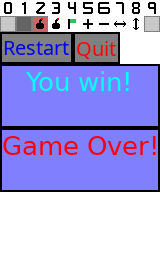
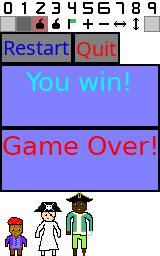
Comparing the layer stacks of the two 160 x 256 images. Changes:
painted on "Ebene" over [5, 192, 93, 256]
